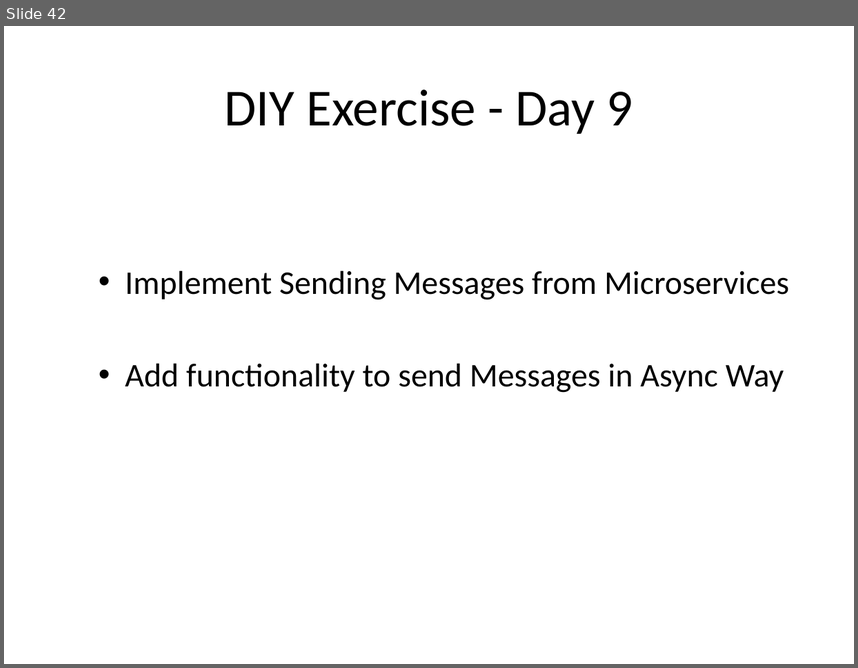
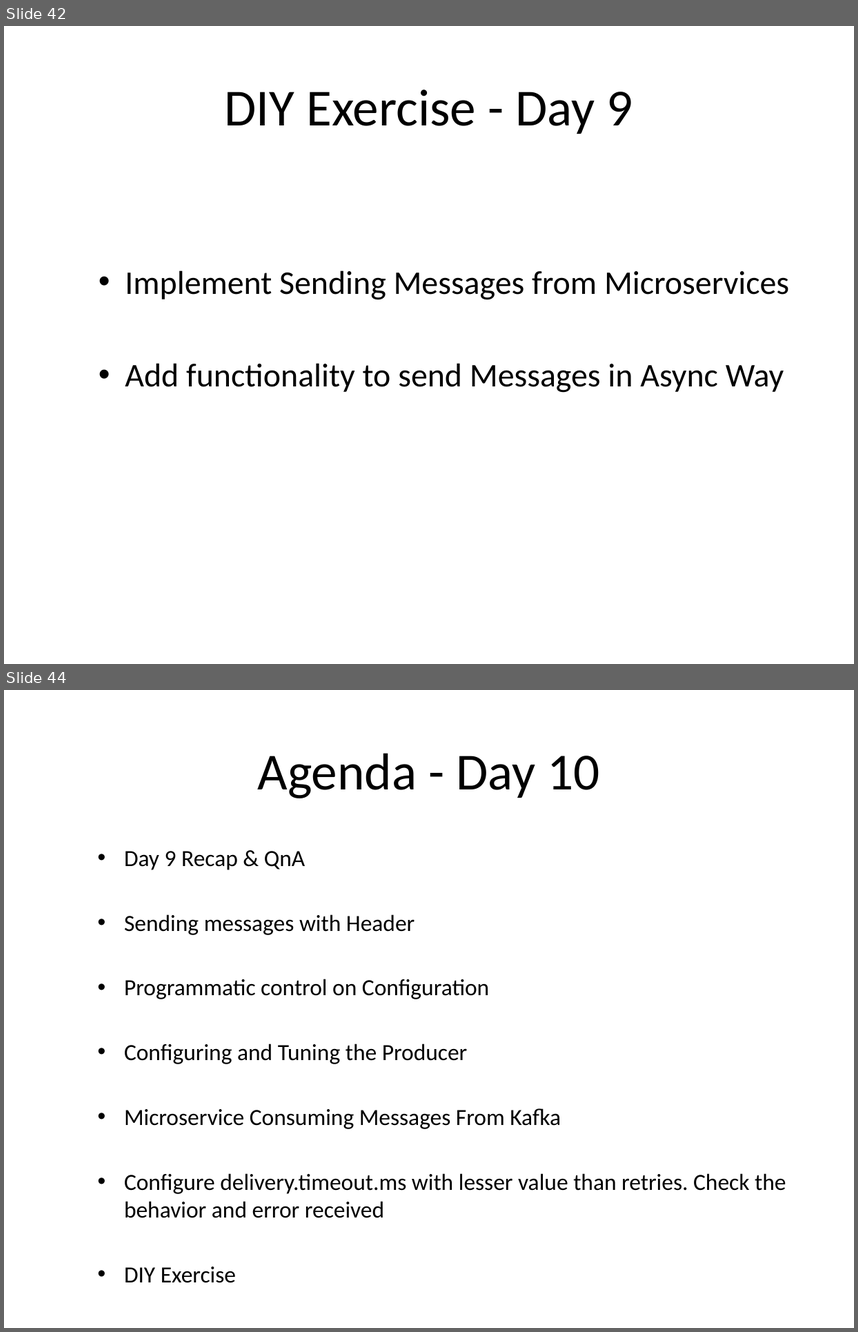
Before and after one commit to sreedharsingaraju/KafkaTutorials, a slide deck: PPT/Kafka-Teaching-Flow.pptx. Shown one above the other, each under a label of ours: slide 42 before the commit, slides 42 and 44 after it; the slides between them are not shown. The pictures are 858x668 and 858x1332 pixels, drawn with LibreOffice and Linux fonts; fonts in the diff are those of the drawing. Boxes give left, top, right and bottom in pixels: in the first picture for what was removed or moved away, otherwise in the second. Text is boxed around its words. In the diff, an @@ line names an element or a change of style, - is before the commit and + after.

Commit message:
Update Kafka-Teaching-Flow.pptx
updated slides for day 10

```diff
--- a/PPT/Kafka-Teaching-Flow.pptx
+++ b/PPT/Kafka-Teaching-Flow.pptx
@@ slide 44 added at bbox=[4, 690, 854, 1328], background #FFFFFF @@
@@ title added at bbox=[258, 753, 599, 798], 44 pt, text #000000 @@
+Agenda - Day 10
@@ text added at bbox=[124, 851, 786, 1218], 19.6 pt, text #000000 @@
+  • Day 9 Recap & QnA
+  • Sending messages with Header
+  • Programmatic control on Configuration
+  • Configuring and Tuning the Producer
+  • Microservice Consuming Messages From Kafka
+  • Configure delivery.timeout.ms with lesser value than retries. Check the behavior and error received
+  • DIY Exercise
```
Also in this commit, not shown: 3 other slides added.
